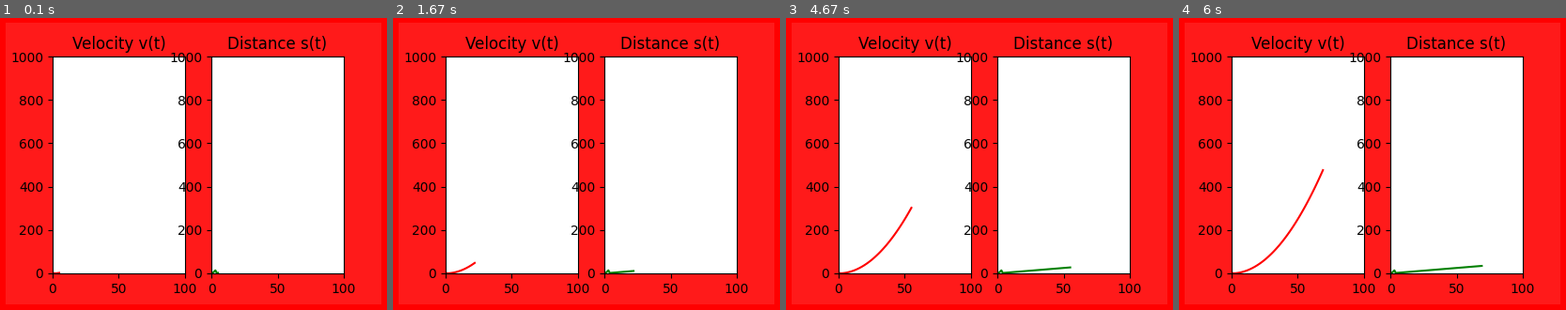
Above: before the commit, frames 1-4 (left to right).
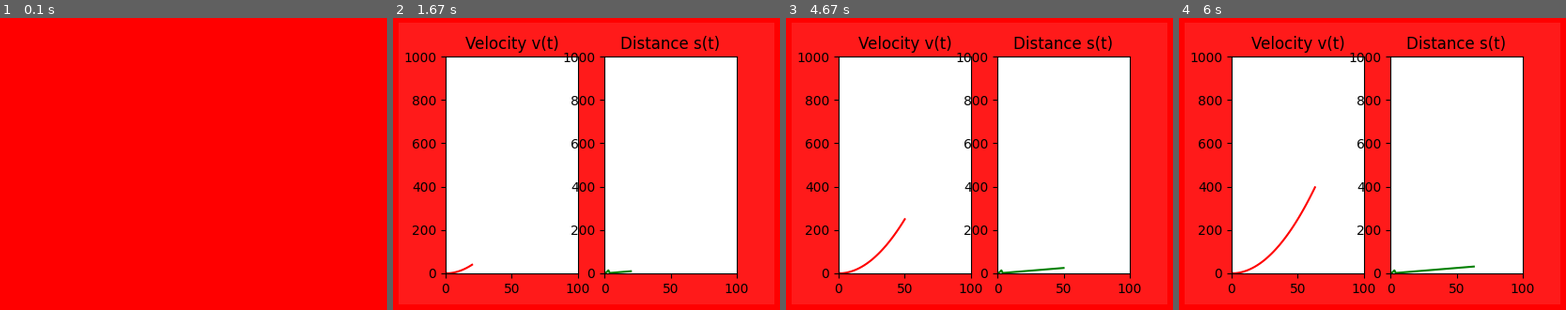
Above: after the commit, the same moments.

Repository: jmiszczak/pygame-tests
Game: pygame game, started from game-plot.py
Two runs of this game, one before a commit and one after it. Both use one fixed random seed, a clock stepped at 60 frames per second and the inputs below.
Inputs:
- Up to frame 1 (0.1 s): no input
- Up to frame 2 (1.67 s): no input
- Up to frame 3 (4.67 s): no input
- Up to frame 4 (6 s): no input

The runs differ from the first frame. In frame 1, 92% of the frame differs, in the area x 1-99%, y 1-99%; in frame 2, less than 0.1%; in frame 3, less than 0.1%; in frame 4, less than 0.1%.

Commit message:
Some new tests

Diff:
--- a/game-plot.py
+++ b/game-plot.py
@@ -57,4 +57,4 @@
     pygame.display.flip()
     screen.fill(bg_color)
 
-    pygame.time.Clock().tick(11)  # Avoid 100% CPU usage
+    pygame.time.Clock().tick(10)  # Avoid 100% CPU usage
